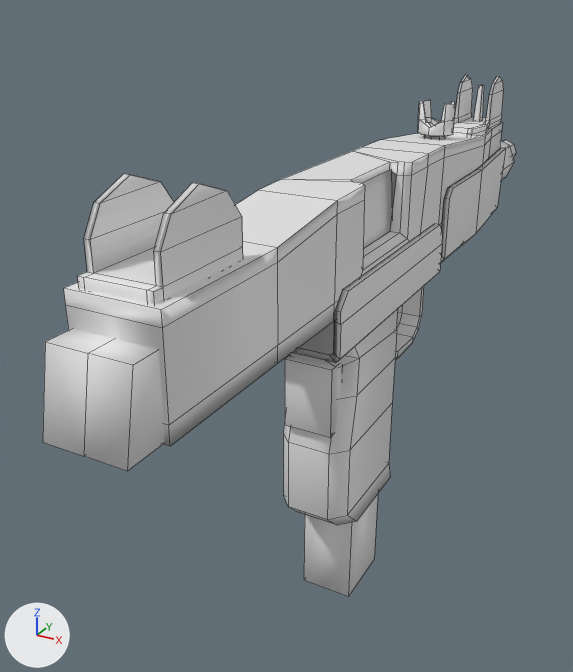
One commit to the FBX model media/models_x/weapons/Firearms/uzi.fbx: the scene before it, then after it.
The view is the same before and after, from a 50 mm camera at (0.000707, -0.001393, 0.000646) aimed at (-0.000222, 0.000295, -0.000198). The lights are fixed; the arrows at lower left show +X, +Y and +Z. Mesh edges are drawn as thin lines. Where no turn or scale is listed for an object, it has been applied to the vertices.

The first picture shows 'UZI'.
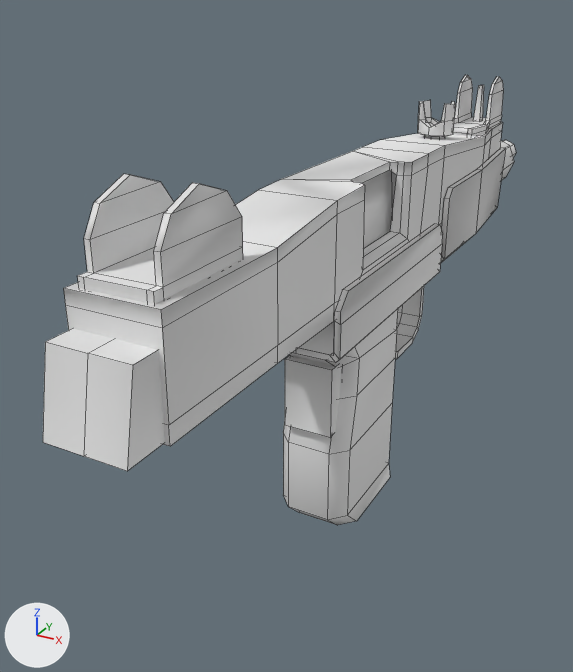
The newer file is also rescaled (x133.3) as a whole; pictures and numbers use the older file's frame.

Boxes (x1, y1, x2, y2) around the edits, measured in the pictures (573 x 672 px):
```json
{"object": "UZI", "change": "reshaped", "before": [43, 75, 516, 597], "after": [43, 75, 516, 525], "on screen": "14% shorter"}
{"part": 1, "of": "me_plane_040", "change": "deleted", "before": [304, 494, 378, 597]}
```

Scene script edits in JSON lines:
```json
{"block": "me_plane_040", "where": "me_plane_040.from_pydata(...)  # 549 vertices, 471 faces; spans x -0.0001..0.0001, y -0.0007..0.00152, z -0.00081..0.0004"}
{"block": "me_plane_040", "where": "# used by ob_uzi; location = (0.0, 0.0, 0.0)"}
{"block": "me_plane_040", "change": "me_plane_040 part 1: the loose piece of 8 vertices spanning x -0.00007..0.00007, y 0.00011..0.00028, z -0.00081..-0.00055 is deleted"}
```
